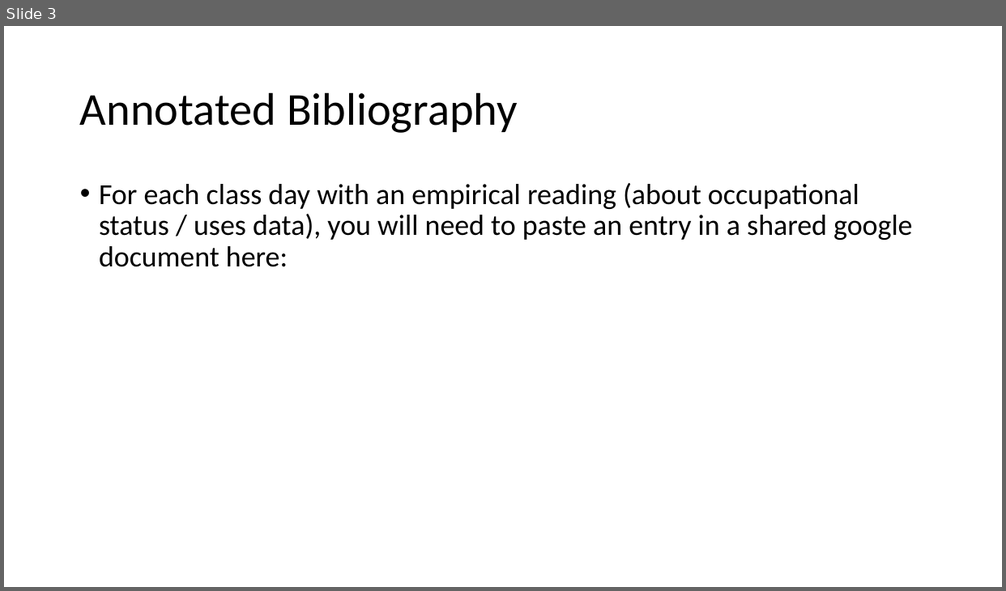
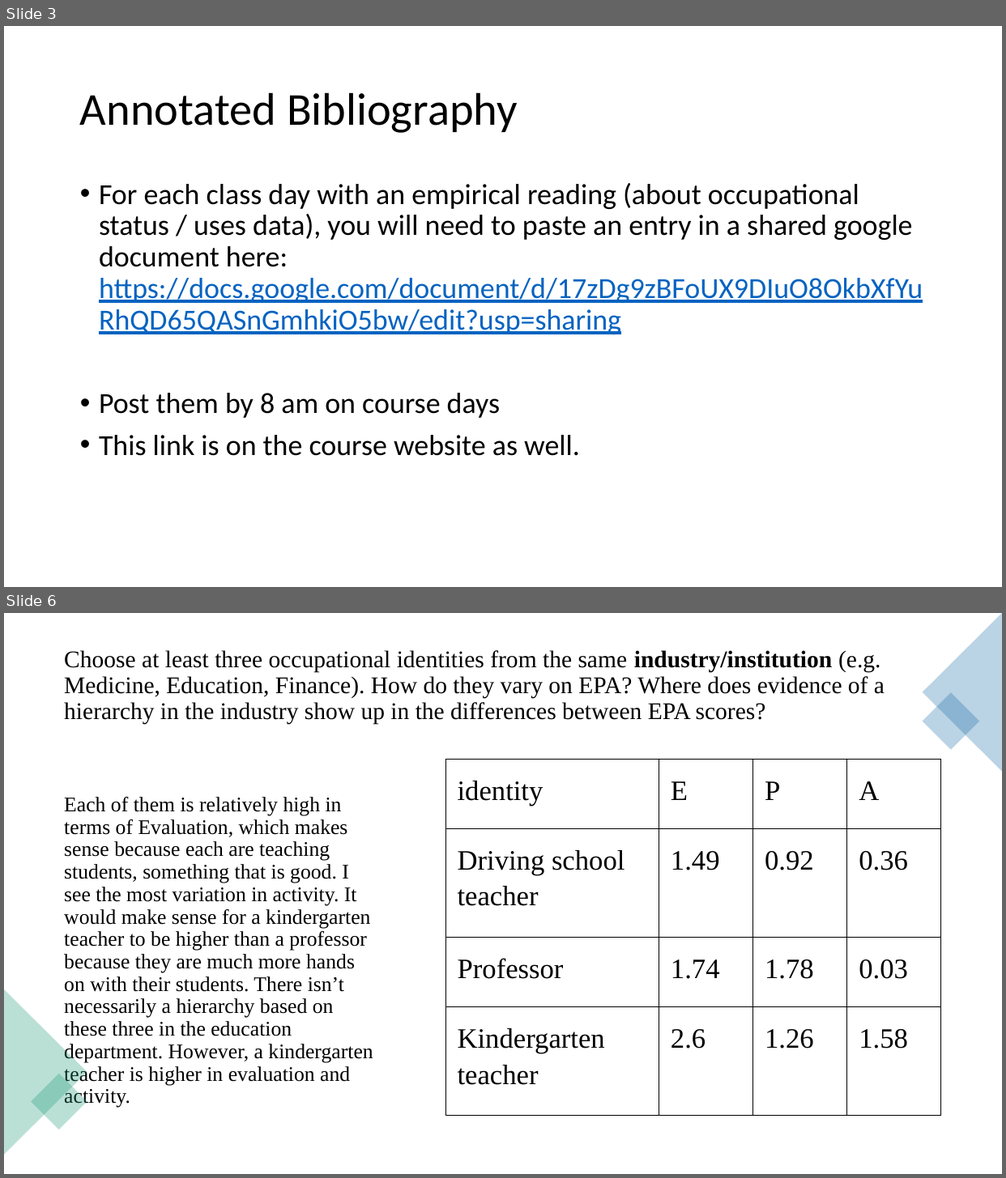
Before and after one commit to ekmaloney/soc490s, a slide deck: slides/feb17.pptx. Shown one above the other, each under a label of ours: slide 3 before the commit, slides 3 and 6 after it; the slides between them are not shown. The pictures are 1006x591 and 1006x1178 pixels, drawn with LibreOffice and Linux fonts; fonts in the diff are those of the drawing. Boxes give left, top, right and bottom in pixels: in the first picture for what was removed or moved away, otherwise in the second. Text is boxed around its words. In the diff, an @@ line names an element or a change of style, - is before the commit and + after.

Commit message:
adding feb 17 slides and activity materials

```diff
--- a/slides/feb17.pptx
+++ b/slides/feb17.pptx
@@ slide 6 added at (x1=4, y1=613, x2=1002, y2=1174), background #FFFFFF @@
@@ triangle added at (x1=923, y1=613, x2=1002, y2=772), fill #1D6FA9 at 30% opacity @@
@@ title added at (x1=64, y1=650, x2=884, y2=724), 23 pt, text #000000 @@
+Choose at least three occupational identities from the same industry/institution (e.g. Medicine, Education, Finance). How do they vary on EPA? Where does evidence of a hierarchy in the industry show up in the differences between EPA scores?
@@ rectangle added at (x1=923, y1=693, x2=979, y2=750), fill #1D6FA9 at 30% opacity @@
@@ table added at (x1=445, y1=759, x2=942, y2=1116), 4 rows, 4 columns @@
+identity | E | P | A
+Driving school teacher | 1.49 | 0.92 | 0.36
+Professor | 1.74 | 1.78 | 0.03
+Kindergarten teacher | 2.6 | 1.26 | 1.58
@@ text added at (x1=64, y1=797, x2=373, y2=1108), 20 pt, text #000000 @@
+Each of them is relatively high in terms of Evaluation, which makes sense because each are teaching students, something that is good. I see the most variation in activity. It would make sense for a kindergarten teacher to be higher than a professor because they are much more hands on with their students. There isn’t necessarily a hierarchy based on these three in the education department. However, a kindergarten teacher is higher in evaluation and activity.
@@ triangle added at (x1=4, y1=990, x2=87, y2=1155), fill #1D9A78 at 30% opacity @@
@@ rectangle added at (x1=31, y1=1073, x2=87, y2=1130), fill #1D9A78 at 30% opacity @@
@@ slide 3 changed as well @@
@@ text at (x1=99, y1=183, x2=923, y2=456): text changed @@
-• For each class day with an empirical reading (about occupational status / uses data), you will need to paste an entry in a shared google document here:
+• For each class day with an empirical reading (about occupational status / uses data), you will need to paste an entry in a shared google document here: https://docs.google.com/document/d/17zDg9zBFoUX9DIuO8OkbXfYuRhQD65QASnGmhkiO5bw/edit?usp=sharing
+• Post them by 8 am on course days
+• This link is on the course website as well.
```
Also in this commit, not shown: 2 other slides changed, 22 other slides added, 17 other files.
